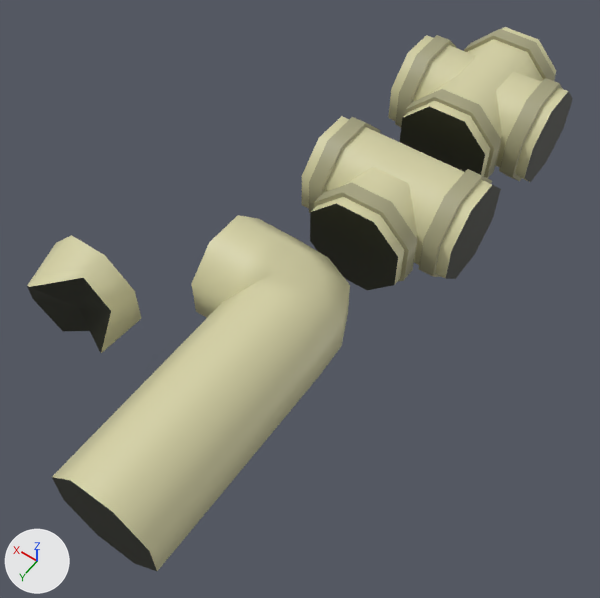
Renders of the FBX model Assets/Art/Models/Structures/Pipes/disposal pipes.fbx from each side of a commit.
Rendered twice from a 50 mm lens placed at (5.43, 6.21, 2.86), pointed at (7.16, 3.78, -0.96). The lights are fixed; the arrows at lower left show +X, +Y and +Z. Where no turn or scale is listed for an object, it has been applied to the vertices.

Objects in the first picture: 'Disposal Broken', 'Disposal I', 'Disposal L', 'Disposal T', 'Disposal X'.
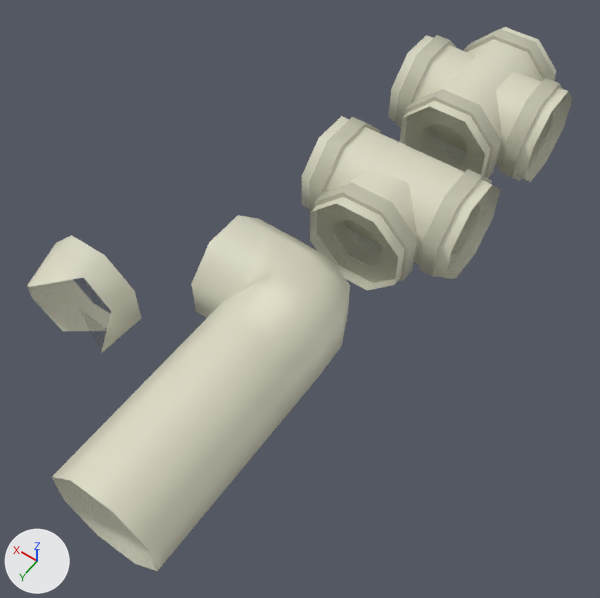
Where the newer file only moved an object's origin or applied its transform, the numbers keep the older frame.

Where the change shows, as pixel boxes (x1, y1, x2, y2) in the pictures (600 x 598 px):
'Disposal I', surface changed, recoloured (beige to white)
    both: (52, 325, 290, 571)
'Disposal T', surface changed, recoloured (beige to white)
    both: (302, 116, 501, 290)
'Disposal X', surface changed, recoloured (beige to white)
    both: (388, 27, 573, 182)
'Disposal L', surface changed, recoloured (beige to white)
    both: (192, 215, 350, 411)
'Disposal Broken', surface changed, recoloured (beige to white)
    both: (27, 235, 141, 353)

What the commit changed:
Picture 'Palette05.png' (img_palette05_png) is now built by load_image('Palette05.png', '../../../Textures/Palette05.png', 256, 256, 'Non-Color') instead of load_image('Palette05.png', '../../../Textures/Palette05.png', 256, 256, 'sRGB').
Material 'Palette05.001' (mat_palette05_001) is new.
Uses the picture img_palette05_png.
me_piperedunderbroken_008 has 17 vertices, 17 faces and spans x -0.29..0.29, y -0.5..-0.155, z -0.96..-0.369.
me_piperedunderbroken_008 no longer uses material mat_palette05 (picture img_palette05_png).
me_piperedunderbroken_008 now uses material mat_palette05_001.
me_piperedunderbent_001 has 56 vertices, 50 faces and spans x -0.29..0.5, y -0.29..0.5, z -0.972..-0.368.
me_piperedunderbent_001 no longer uses material mat_palette05 (picture img_palette05_png).
me_piperedunderbent_001 now uses material mat_palette05_001.
me_piperedunder_001 has 16 vertices, 10 faces and spans x -0.29..0.29, y -0.5..0.5, z -0.96..-0.38.
me_piperedunder_001 no longer uses material mat_palette05 (picture img_palette05_png).
me_piperedunder_001 now uses material mat_palette05_001.
me_piperedundermanifold_002 has 128 vertices, 92 faces and spans x -0.5..0.5, y -0.312..0.5, z -0.982..-0.358.
me_piperedundermanifold_002 no longer uses material mat_palette05 (picture img_palette05_png).
me_piperedundermanifold_002 now uses material mat_palette05_001.
me_piperedundermanifold_011 has 176 vertices, 126 faces and spans x -0.5..0.5, y -0.5..0.5, z -0.982..-0.358.
me_piperedundermanifold_011 no longer uses material mat_palette05 (picture img_palette05_png).
me_piperedundermanifold_011 now uses material mat_palette05_001.
